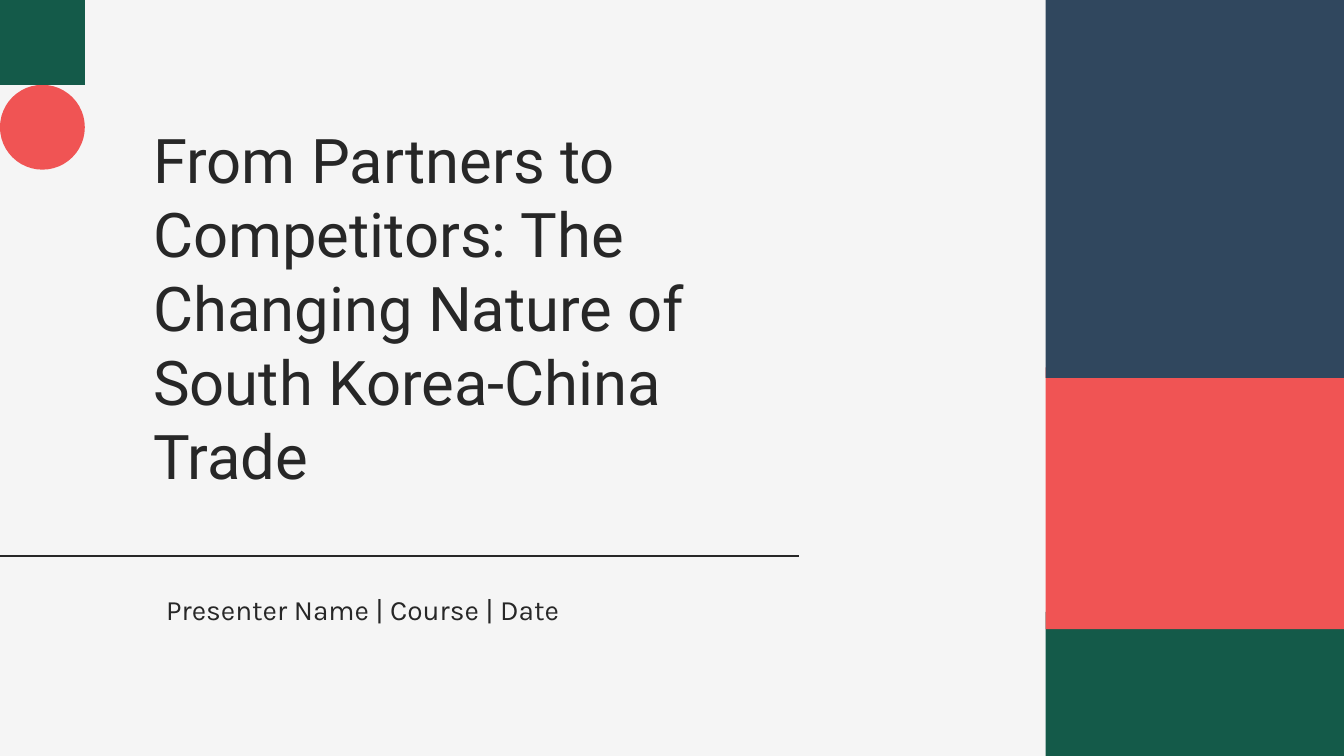
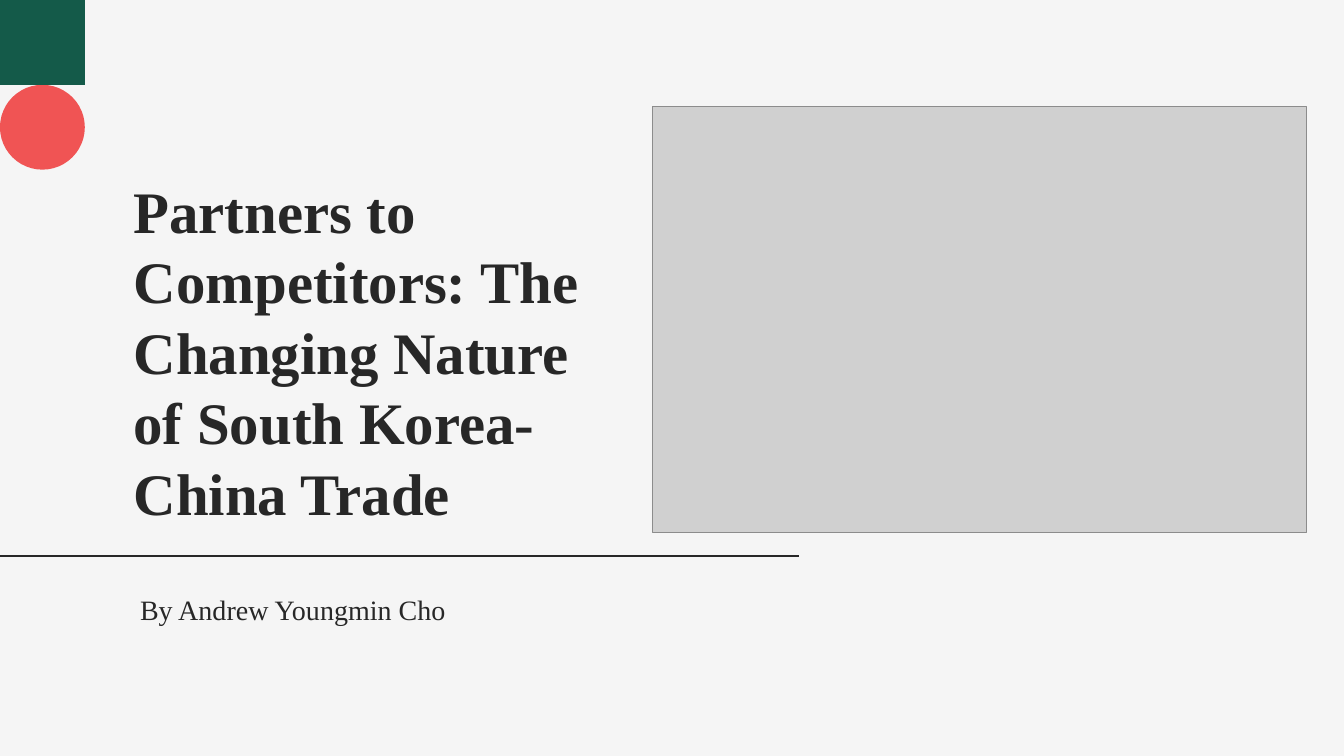
Before and after one commit to andyandrewc21-cyber/owner-repo, a slide deck: slide 1 of korea-china-trade.pptx. Drawn at 1344x756 pixels with LibreOffice and Linux fonts; fonts in the diff are those of the drawing; grey boxes stand for pictures. Boxes give left, top, right and bottom in pixels: in the first picture for what was removed or moved away, otherwise in the second. Text is boxed around its words. In the diff, an @@ line names an element or a change of style, - is before the commit and + after.

```diff
--- a/korea-china-trade.pptx
+++ b/korea-china-trade.pptx
@@ rectangle removed at [1046, 0, 1344, 378] @@
@@ picture added at [653, 107, 1308, 533] @@
@@ title at [134, 194, 578, 516]: text changed; size 44 to 42 pt; font Roboto to Times New Roman; bold on @@
-From Partners to Competitors: The Changing Nature of South Korea-China Trade
+Partners to Competitors: The Changing Nature of South Korea-China Trade
@@ rectangle removed at [1046, 368, 1344, 629] @@
@@ subtitle at [140, 600, 446, 626]: text changed; font Karla to Times New Roman @@
-Presenter Name | Course | Date
+By Andrew Youngmin Cho
@@ rectangle removed at [1046, 612, 1344, 756] @@
```
Also in this commit, not shown: 4 other slides changed.
